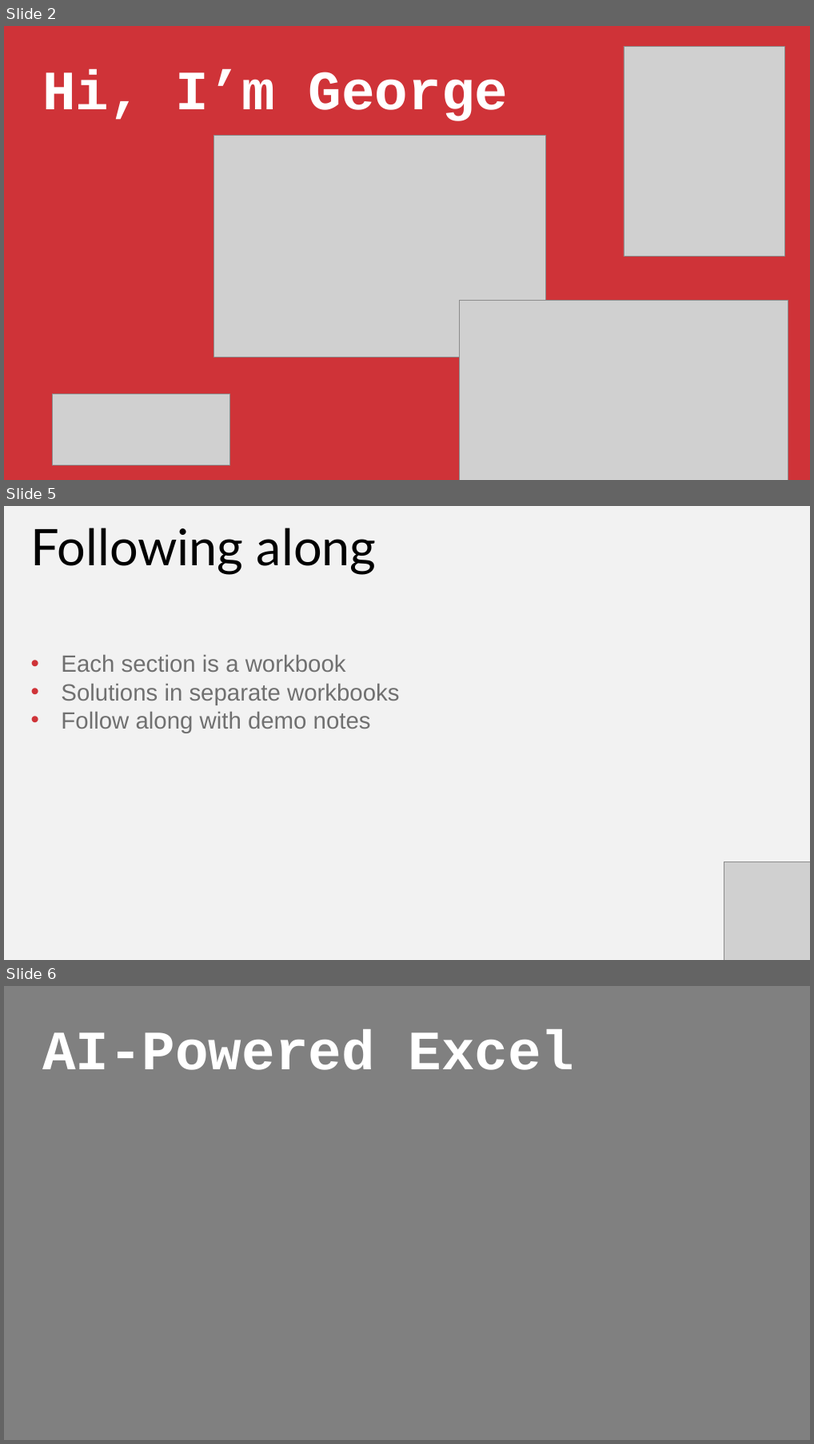
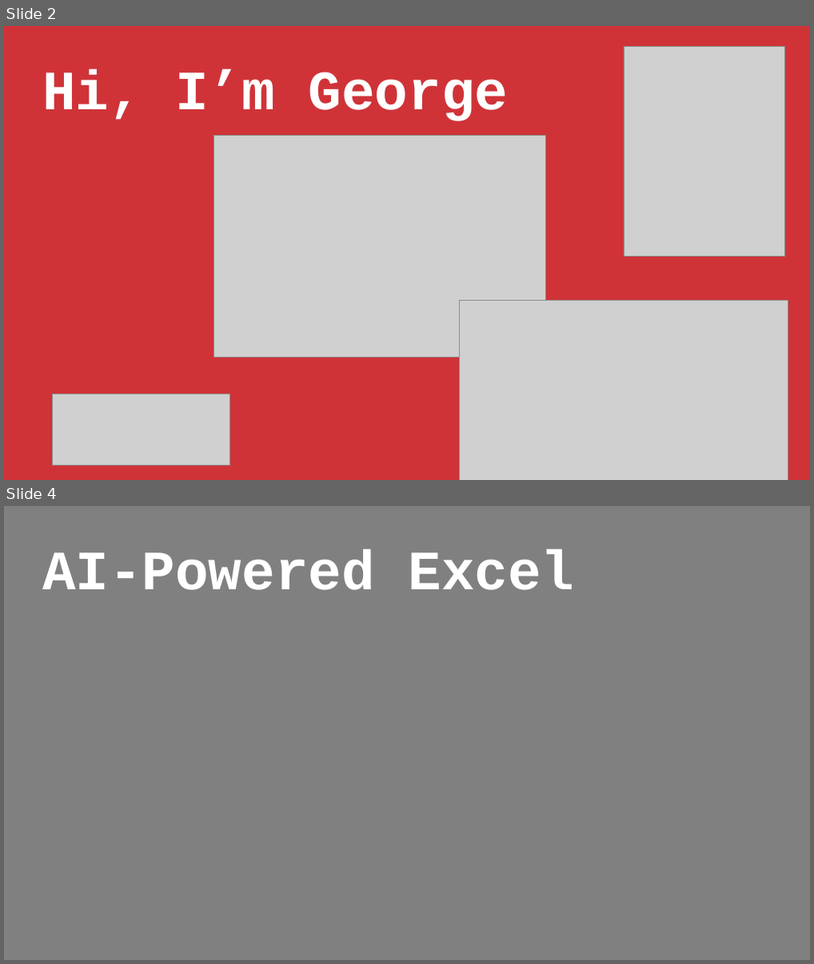
Before and after one commit to stringfestdata/xlgs-2024-analytics-2_0, a slide deck: xlgs-analytics-2_0-slides.pptx. Shown one above the other, each under a label of ours: slides 2, 5 and 6 before the commit, slides 2 and 4 after it; the slides between them are not shown. The pictures are 814x1444 and 814x964 pixels, drawn with LibreOffice and Linux fonts; fonts in the diff are those of the drawing; grey boxes stand for pictures. Boxes give left, top, right and bottom in pixels: in the first picture for what was removed or moved away, otherwise in the second. Text is boxed around its words. In the diff, an @@ line names an element or a change of style, - is before the commit and + after.

```diff
--- a/xlgs-analytics-2_0-slides.pptx
+++ b/xlgs-analytics-2_0-slides.pptx
@@ slide 5 removed at <box>4,506,810,960</box>, background #F2F2F2 @@
@@ text removed at <box>31,528,377,575</box> @@
-Following along
@@ text removed at <box>61,654,400,733</box> @@
-• Each section is a workbook
-• Solutions in separate workbooks
-• Follow along with demo notes
@@ picture removed at <box>725,861,810,960</box> @@
@@ what was slide 6 is now slide 4 @@
```
Also in this commit, not shown: 1 slide changed, 1 slide added, 1 other slide removed, 6 other files.
